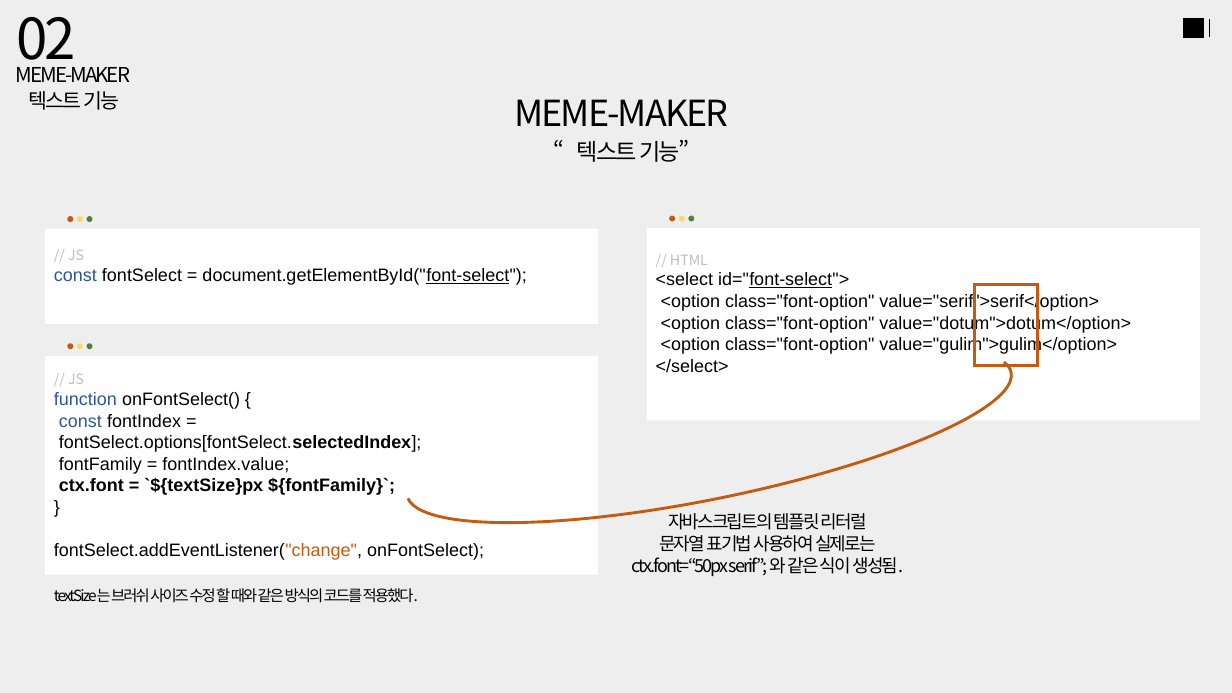
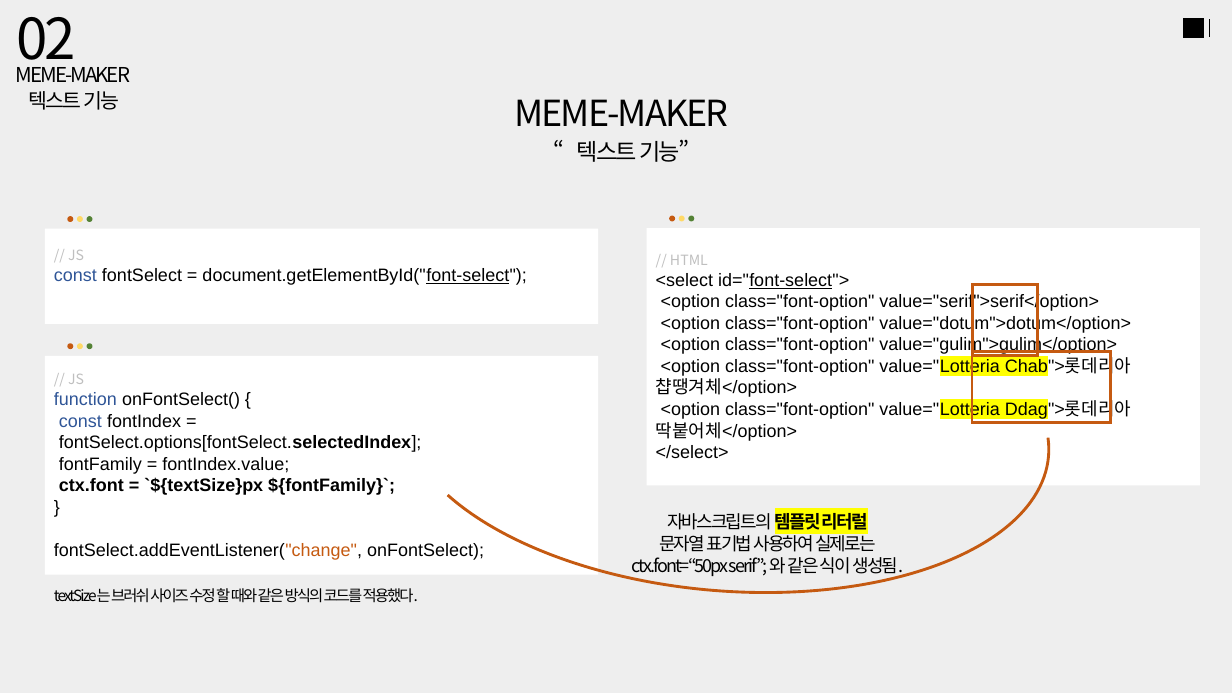
Before and after one commit to jeongjayun/MEME-MAKER, a slide deck: slide 25 of mememaker.pptx (slide 24 before the commit). Drawn at 1232x693 pixels with LibreOffice and Linux fonts; fonts in the diff are those of the drawing. Boxes give left, top, right and bottom in pixels: in the first picture for what was removed or moved away, otherwise in the second. Text is boxed around its words. In the diff, an @@ line names an element or a change of style, - is before the commit and + after.

```diff
--- a/mememaker.pptx
+++ b/mememaker.pptx
@@ rectangle "// HTML": place and size @@
-rectangle "// HTML" at <box>647,228,1201,421</box>
+rectangle "// HTML" at <box>647,228,1201,486</box>
@@ arc (boxed as its full ellipse) at <box>388,240,1063,619</box>: proportions changed; rotation 348 to 4 degrees @@
@@ rectangle: place and size @@
-rectangle at <box>974,285,1037,365</box>
+rectangle at <box>972,285,1038,356</box>
@@ text in rectangle at <box>656,358,1131,441</box>: paragraphs added @@
+<option class="font-option" value="Lotteria Chab">롯데리아 챱땡겨체</option>
+<option class="font-option" value="Lotteria Ddag">롯데리아 딱붙어체</option>
@@ rectangle added at <box>972,351,1111,422</box>, outline #C55A11 2.25 pt @@
@@ text at <box>667,513,868,530</box>: highlight none to #FFFF00, bold on in "템플릿 리터럴" @@
```
Also in this commit, not shown: 1 other slide changed, 2 slides added, 2 other files.
